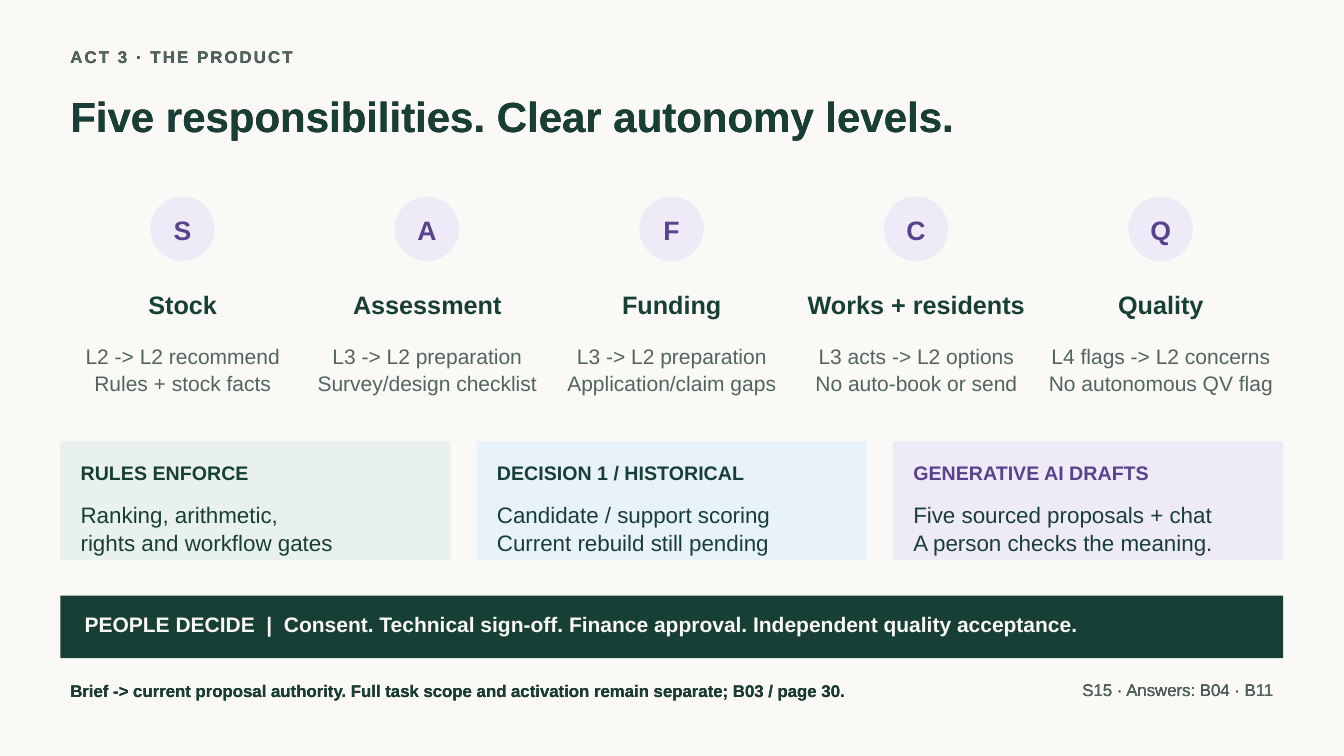
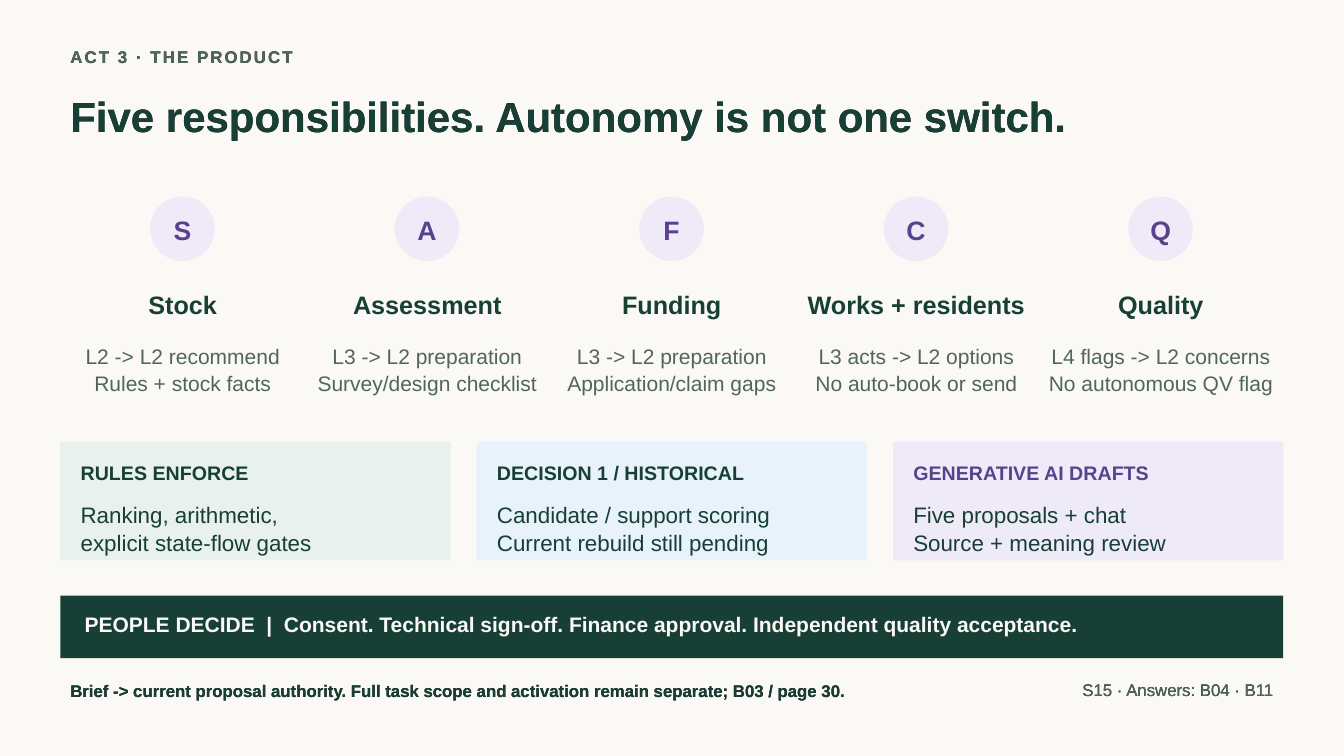
Before and after one commit to jmservera/ama, a slide deck: slide 16 of docs/capstone/deck/zava-forward-cowork-v2-draft.pptx. Drawn at 1344x756 pixels with LibreOffice and Linux fonts; fonts in the diff are those of the drawing. Boxes give left, top, right and bottom in pixels: in the first picture for what was removed or moved away, otherwise in the second. Text is boxed around its words. In the diff, an @@ line names an element or a change of style, - is before the commit and + after.

```diff
--- a/docs/capstone/deck/zava-forward-cowork-v2-draft.pptx
+++ b/docs/capstone/deck/zava-forward-cowork-v2-draft.pptx
@@ text at [70, 101, 1066, 141]: text changed @@
-Five responsibilities. Clear autonomy levels.
+Five responsibilities. Autonomy is not one switch.
@@ text at [913, 506, 1166, 556]: text changed @@
-Five sourced proposals + chat
-A person checks the meaning.
+Five proposals + chat
+Source + meaning review
@@ text at [81, 534, 312, 556]: text changed @@
-rights and workflow gates
+explicit state-flow gates
```
Also in this commit, not shown: 9 other slides changed, 1 slide added, 1 slide removed, 26 other files.
